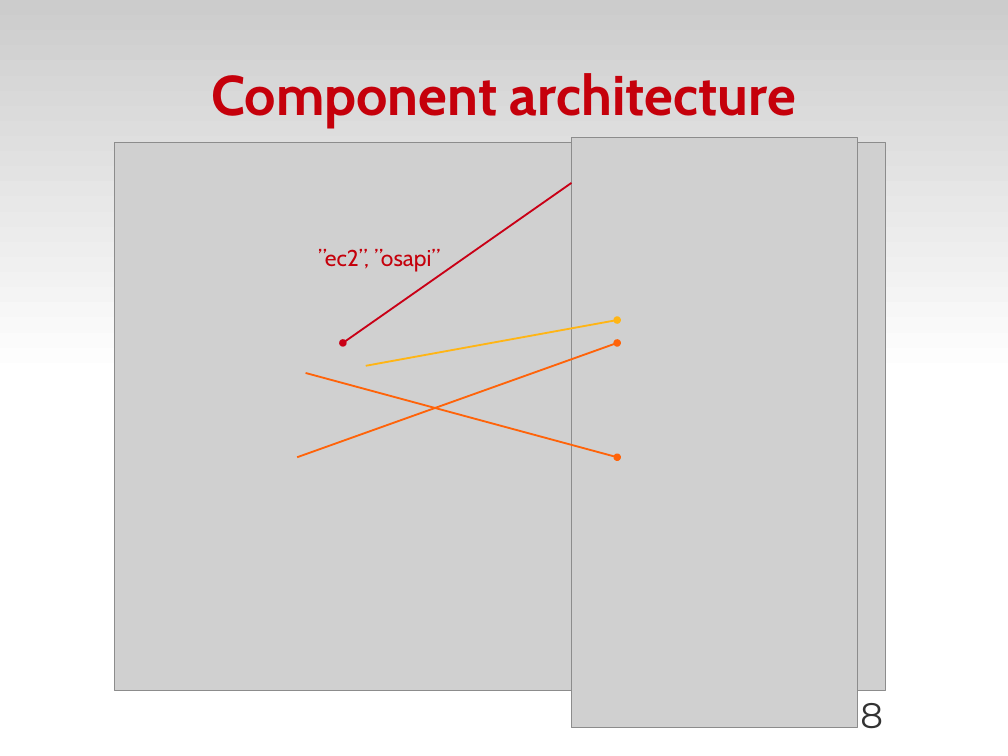
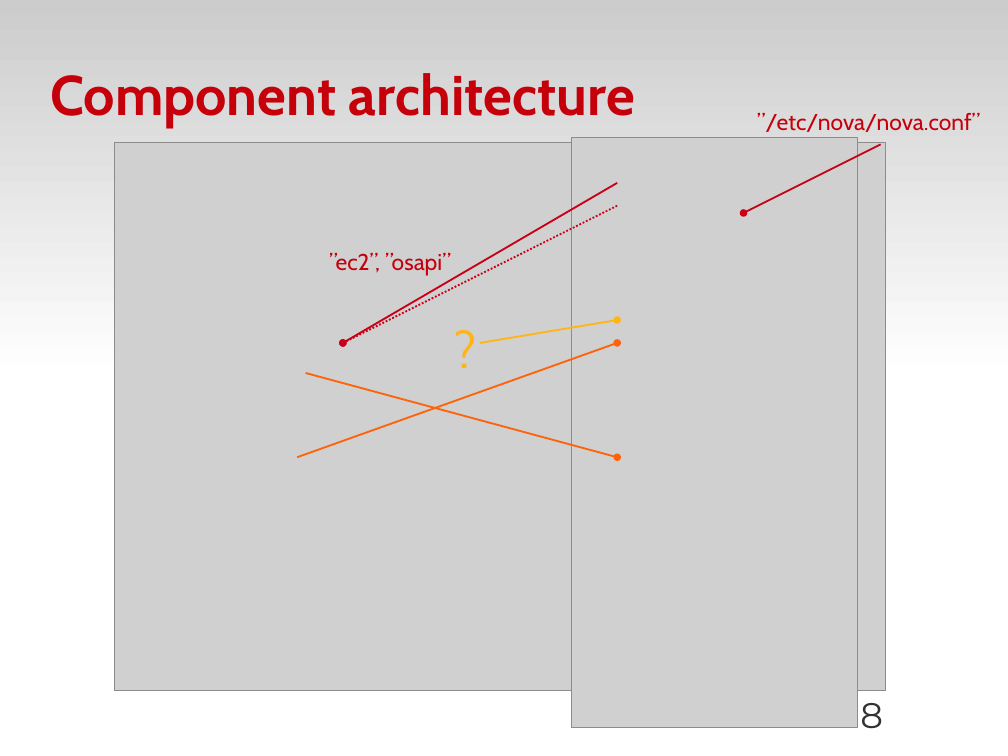
Before and after one commit to zyluo/talk-COSUG-2012, a slide deck: slide 8 of COSUG-2012.odp. Drawn at 1008x756 pixels with LibreOffice and Linux fonts; fonts in the diff are those of the drawing; grey boxes stand for pictures; background and template pictures are left out. Boxes give left, top, right and bottom in pixels: in the first picture for what was removed or moved away, otherwise in the second. Text is boxed around its words. In the diff, an @@ line names an element or a change of style, - is before the commit and + after.

```diff
--- a/COSUG-2012.odp
+++ b/COSUG-2012.odp
@@ title "Component architecture" at [50,73,635,128]: alignment centre to left @@
@@ text added at [757,113,980,132], 18 pt, text #C5000B @@
+”/etc/nova/nova.conf”
@@ arrow added from (881, 145) to (744, 213), #C90016 1.45 pt @@
@@ arrow moved from (572, 183) - (343, 343) to (617, 183) - (343, 343) @@
@@ arrow added from (617, 206) to (343, 343), #C90016 1.45 pt @@
@@ text "”ec2”, ”osapi”": place and size @@
-text "”ec2”, ”osapi”" at [318,249,440,272]
+text "”ec2”, ”osapi”" at [329,253,451,276]
@@ text added at [445,313,497,391], 40 pt, text #FFB515 @@
+?
@@ arrow moved from (617, 320) - (366, 366) to (617, 320) - (480, 343) @@
```
Also in this commit, not shown: 17 other slides changed, 1 slide added.
